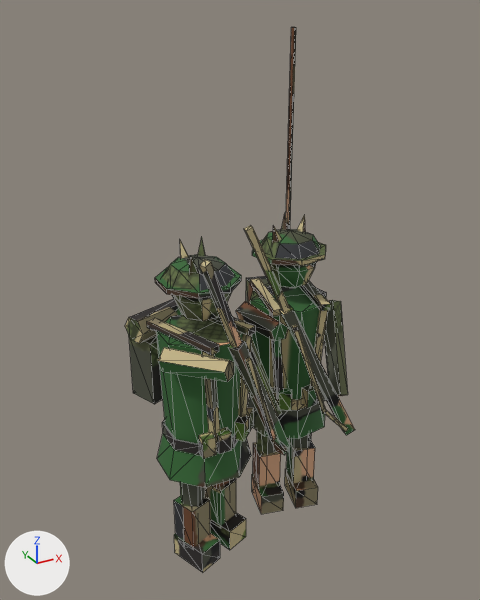
What one commit did to the glTF model game/assets/models/sentry_dl6_green.glb.
One viewpoint serves both versions: a camera (50 mm lens) standing at (-0.332, -0.581, 0.609) and looking at (-0.003, 0.018, 0.31). The axes (+X, +Y, +Z) are drawn at lower left. The lights are the same throughout. The picture after the commit comes second. Mesh edges are drawn as thin lines. Vertices at exactly the same position are counted once.

In view in the first picture: 'sentry_dl6_green'.
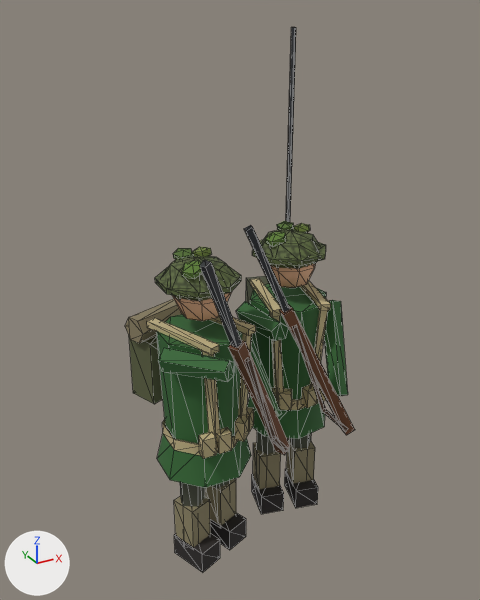
What changed in the scene script:
```text
Change me_cone:
    used by ob_sentry_dl6_green; location = (0.0, 0.0, 0.0)
    remove me_cone.from_pydata(...)  # 650 vertices, 996 faces; spans x -0.125..0.132, y -0.102..0.116, z 0.0..0.589
    add me_cone.from_pydata(...)  # 692 vertices, 1080 faces; spans x -0.125..0.132, y -0.102..0.116, z 0.0..0.589
    me_cone part 1
    30 vertices are removed from x -0.08..0.097, y -0.022..0.059, z 0.357..0.389
    36 faces are deleted
    72 vertices are added at x -0.089..0.104, y -0.029..0.063, z 0.365..0.378
    120 new faces join them
    me_cone part 2: 950 kept faces spanning x -0.125..0.132, y -0.102..0.116, z 0.0..0.589 get new texture (UV) coordinates
```

Location of each change, (x1, y1, x2, y2) in pixels of the pictures (480 x 600 px):
part 1 of me_cone, built on
    before: (180, 214, 305, 276)
    after: (173, 221, 310, 279)
part 2 of me_cone, surface changed
    both: (125, 27, 355, 572)
